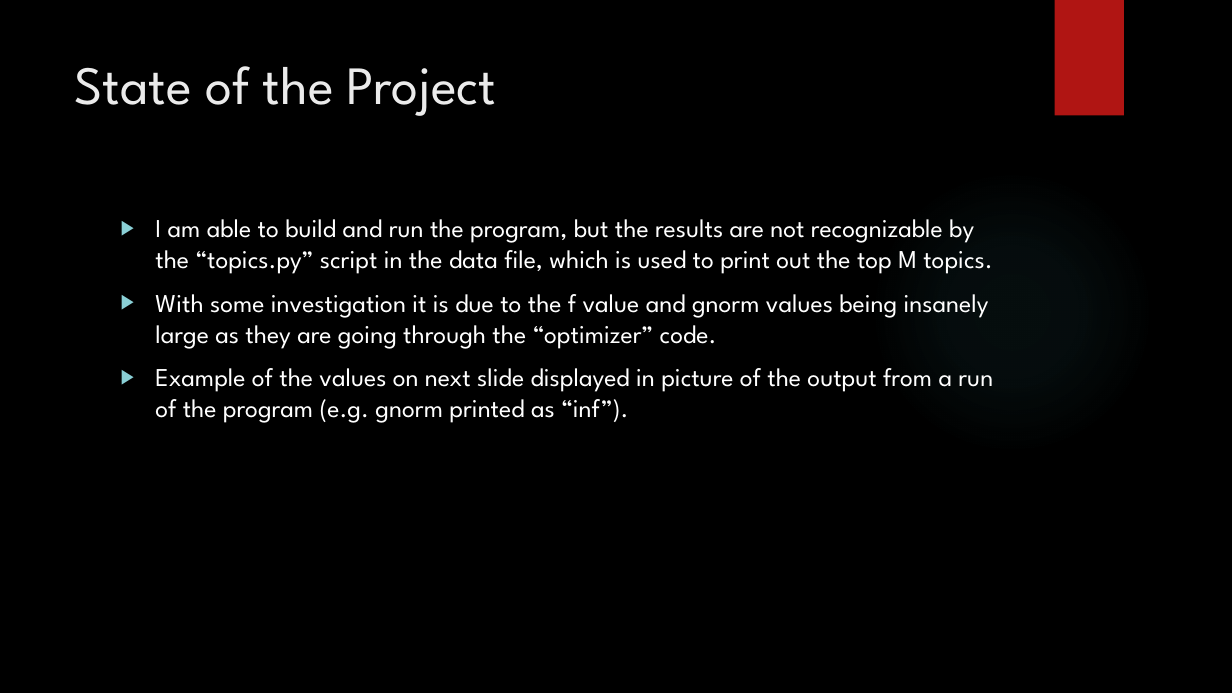
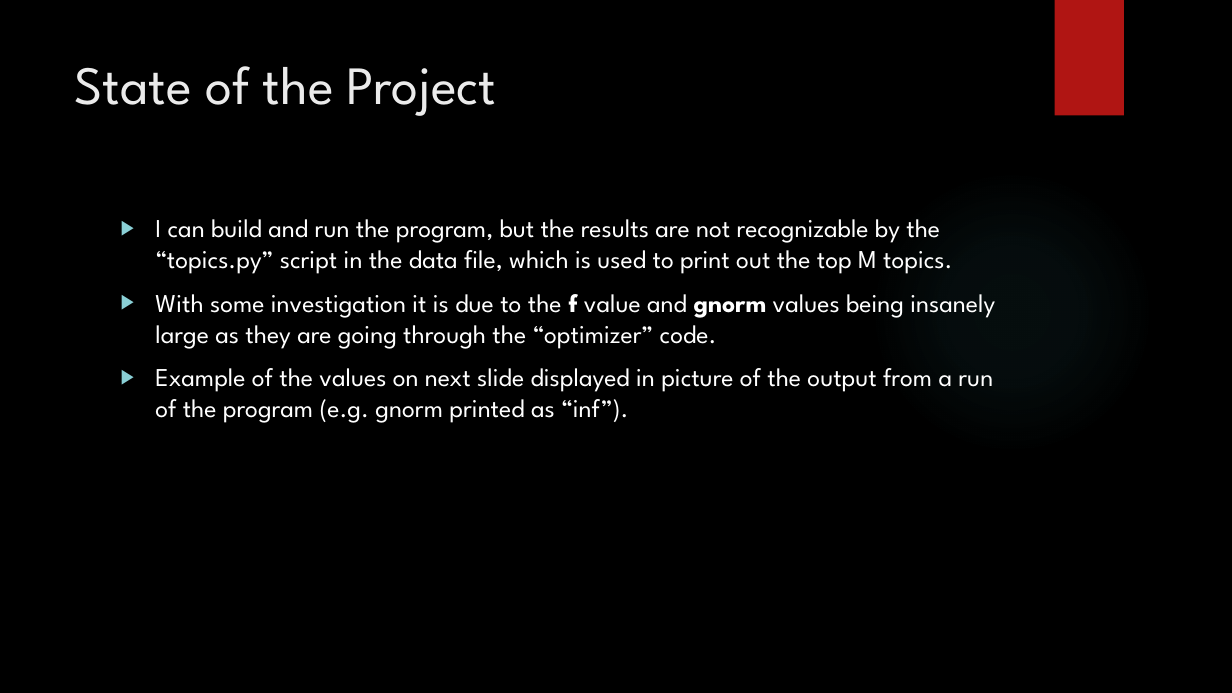
Before and after one commit to zachdick93/CourseProject, a slide deck: slide 7 of CS410 Project Presentation Slides.pptx (slide 6 before the commit). Drawn at 1232x693 pixels with LibreOffice and Linux fonts; fonts in the diff are those of the drawing; background and template pictures are left out. Boxes give left, top, right and bottom in pixels: in the first picture for what was removed or moved away, otherwise in the second. Text is boxed around its words. In the diff, an @@ line names an element or a change of style, - is before the commit and + after.

Commit message:
upload project files

```diff
--- a/CS410 Project Presentation Slides.pptx
+++ b/CS410 Project Presentation Slides.pptx
@@ text at <box>155,219,952,274</box>: text changed @@
-▶ I am able to build and run the program, but the results are not recognizable by the “topics.py” script in the data file, which is used to print out the top M topics.
+▶ I can build and run the program, but the results are not recognizable by the “topics.py” script in the data file, which is used to print out the top M topics.
@@ text at <box>155,294,995,349</box>: bold on in "f gnorm" @@
```
Also in this commit, not shown: 4 other slides changed, 3 slides added, 51 other files.
